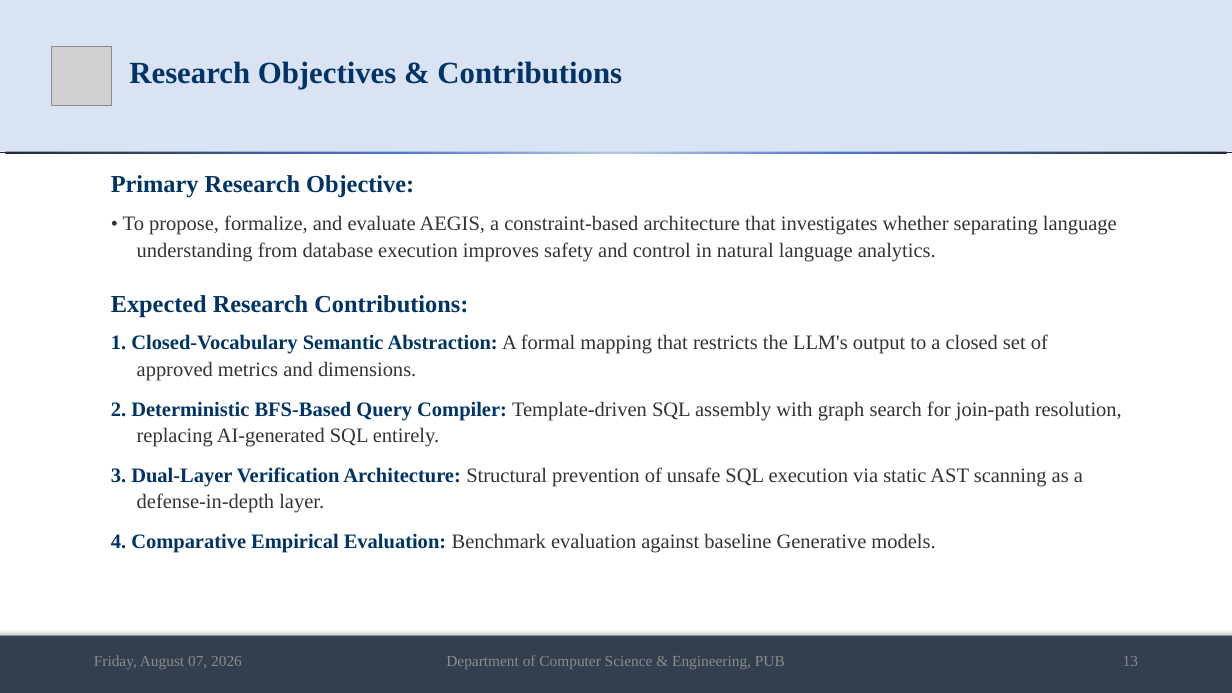
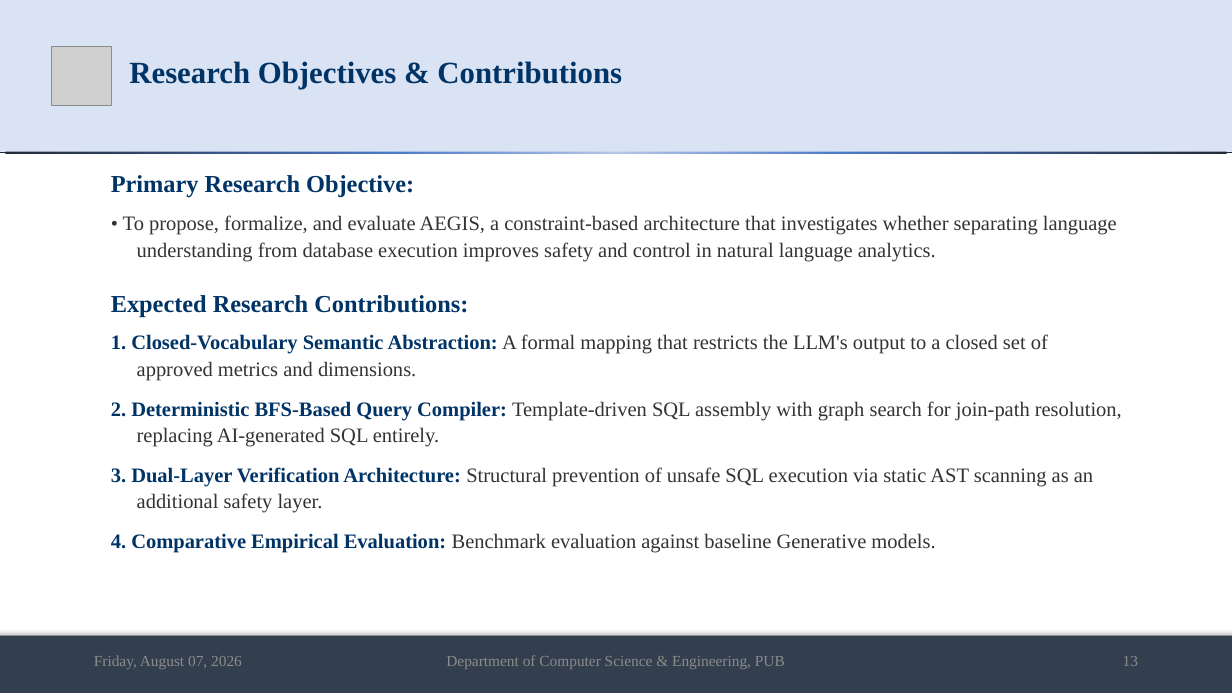
Before and after one commit to md-riaz/AEGIS-Research, a slide deck: slide 13 of docs/scripts/Md_Riaz_Mid_Defense_Final_0322310105101024.pptx. Drawn at 1232x693 pixels with LibreOffice and Linux fonts; fonts in the diff are those of the drawing; grey boxes stand for pictures. Boxes give left, top, right and bottom in pixels: in the first picture for what was removed or moved away, otherwise in the second. Text is boxed around its words. In the diff, an @@ line names an element or a change of style, - is before the commit and + after.

```diff
--- a/docs/scripts/Md_Riaz_Mid_Defense_Final_0322310105101024.pptx
+++ b/docs/scripts/Md_Riaz_Mid_Defense_Final_0322310105101024.pptx
@@ text at (x1=111, y1=467, x2=1093, y2=513): text changed @@
-3. Dual-Layer Verification Architecture: Structural prevention of unsafe SQL execution via static AST scanning as a defense-in-depth layer.
+3. Dual-Layer Verification Architecture: Structural prevention of unsafe SQL execution via static AST scanning as an additional safety layer.
```
Also in this commit, not shown: 11 other slides changed, 1 slide added, 33 other files.
